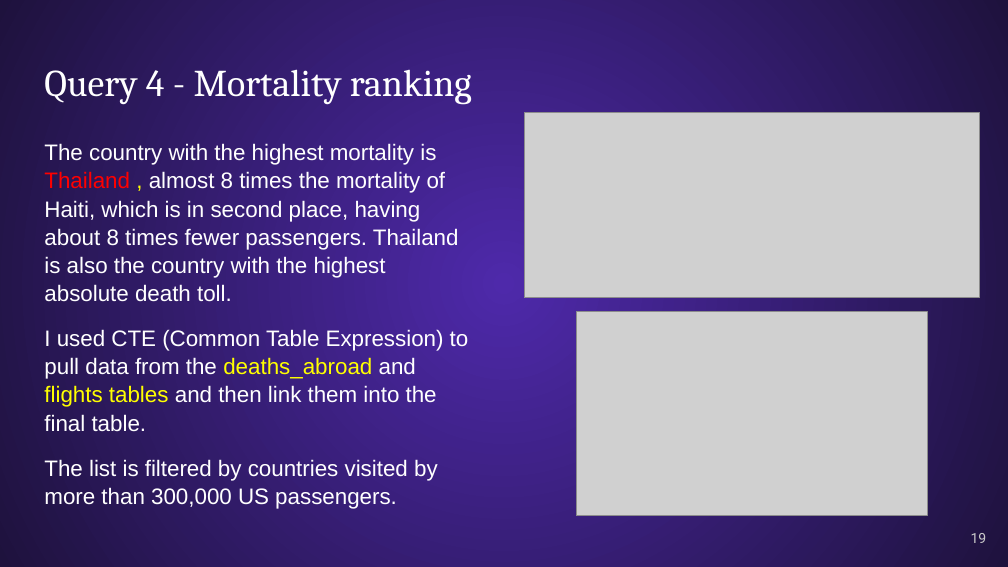
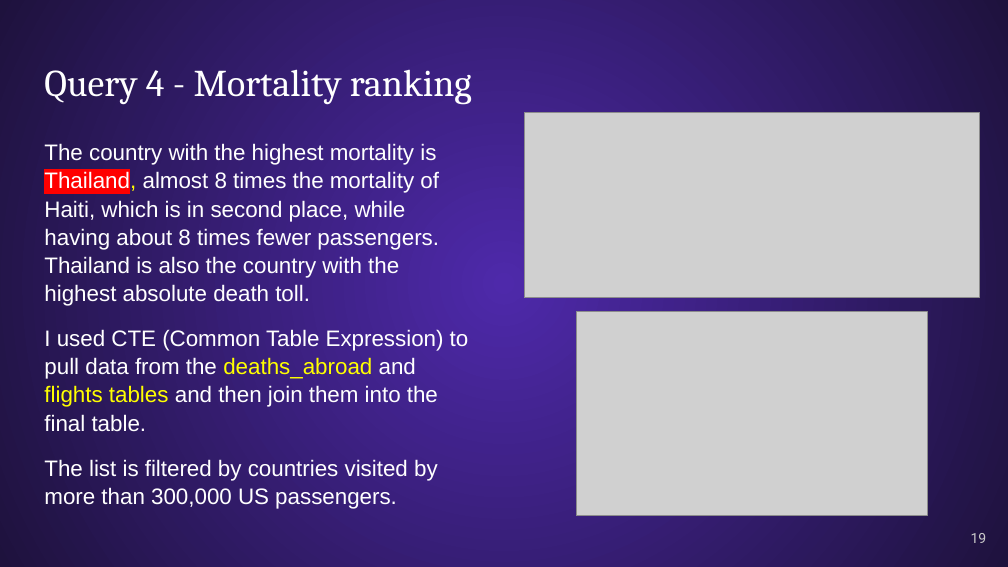
Before and after one commit to mrmirkorossi/SQL, a slide deck: slide 19 of Project SQL - Presentation v3 ENG.pptx. Drawn at 1008x567 pixels with LibreOffice and Linux fonts; fonts in the diff are those of the drawing; grey boxes stand for pictures. Boxes give left, top, right and bottom in pixels: in the first picture for what was removed or moved away, otherwise in the second. Text is boxed around its words. In the diff, an @@ line names an element or a change of style, - is before the commit and + after.

```diff
--- a/Project SQL - Presentation v3 ENG.pptx
+++ b/Project SQL - Presentation v3 ENG.pptx
@@ text at box(44, 143, 469, 432): text changed @@
-The country with the highest mortality is Thailand , almost 8 times the mortality of Haiti, which is in second place, having about 8 times fewer passengers. Thailand is also the country with the highest absolute death toll.
-I used CTE (Common Table Expression) to pull data from the deaths_abroad and flights tables and then link them into the final table.
+The country with the highest mortality is Thailand, almost 8 times the mortality of Haiti, which is in second place, while having about 8 times fewer passengers. Thailand is also the country with the highest absolute death toll.
+I used CTE (Common Table Expression) to pull data from the deaths_abroad and flights tables and then join them into the final table.
```
Also in this commit, not shown: 19 other slides changed.
